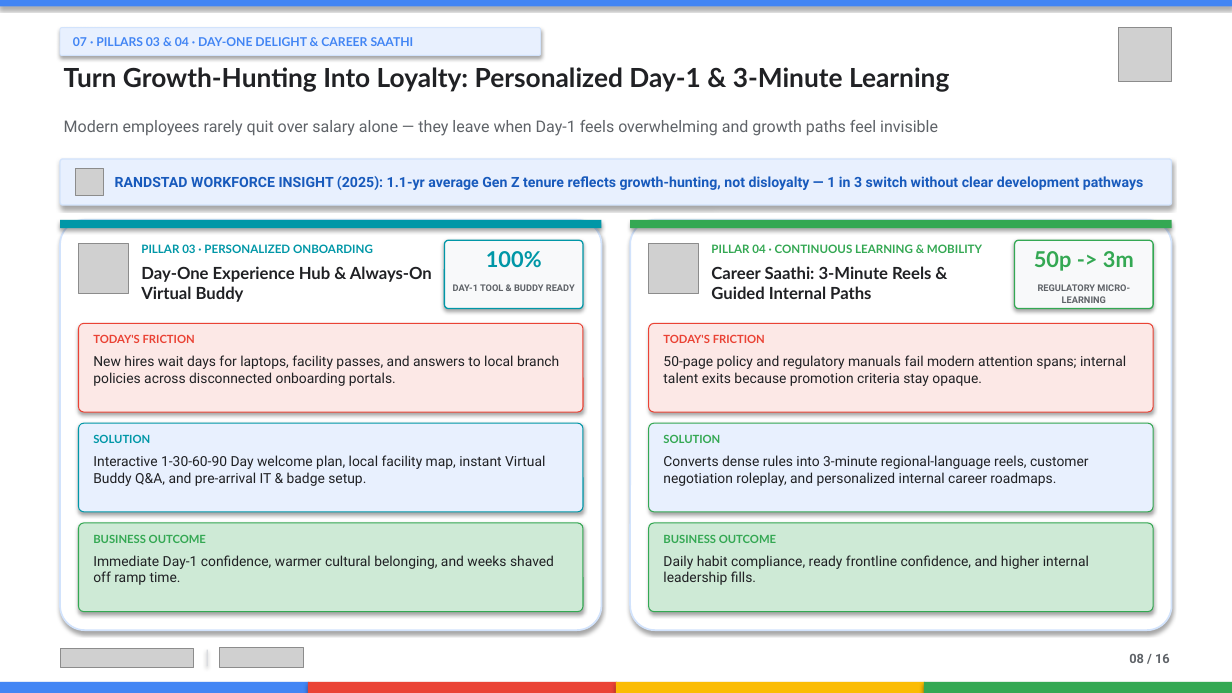
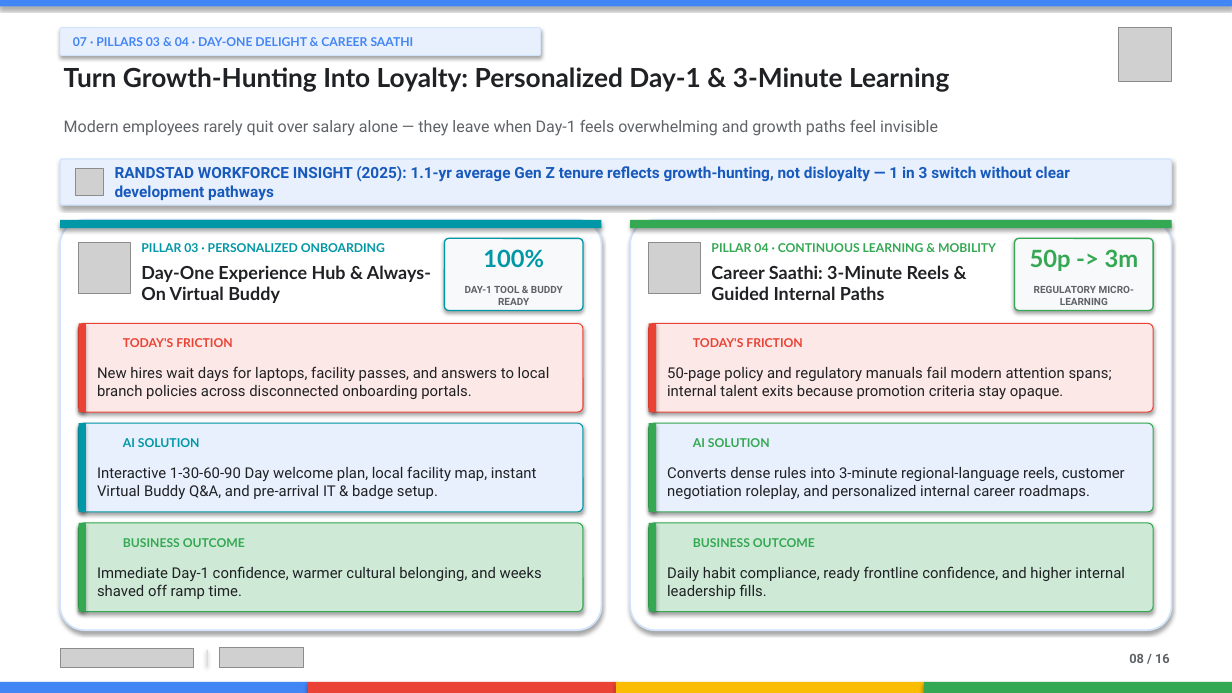
Before and after one commit to zuhaibp656/CHRO-Agentic-Transformation, a slide deck: slide 8 of CHRO_Agentic_Transformation_Keynote_v2.pptx. Drawn at 1232x693 pixels with LibreOffice and Linux fonts; fonts in the diff are those of the drawing; grey boxes stand for pictures; background and template pictures are left out. Boxes give left, top, right and bottom in pixels: in the first picture for what was removed or moved away, otherwise in the second. Text is boxed around its words. In the diff, an @@ line names an element or a change of style, - is before the commit and + after.

```diff
--- a/CHRO_Agentic_Transformation_Keynote_v2.pptx
+++ b/CHRO_Agentic_Transformation_Keynote_v2.pptx
@@ text "RANDSTAD WORKFORCE INSIGHT (2025): 1.1-yr ..." at (x1=115, y1=166, x2=1070, y2=201): size 11 to 12 pt @@
@@ text "PILLAR 03 · PERSONALIZED ONBOARDING" at (x1=141, y1=243, x2=385, y2=252): size 9 to 9.5 pt @@
@@ text "PILLAR 04 · CONTINUOUS LEARNING ..." at (x1=711, y1=243, x2=996, y2=252): size 9 to 9.5 pt @@
@@ text "Day-One Experience Hub & Always-On ..." at (x1=141, y1=265, x2=431, y2=303): size 13 to 14 pt @@
@@ text "100%" at (x1=483, y1=249, x2=544, y2=268): size 17 to 18.5 pt @@
@@ text "Career Saathi: 3-Minute Reels & ..." at (x1=711, y1=265, x2=950, y2=300): size 13 to 14 pt @@
@@ text "50p -> 3m" at (x1=1030, y1=249, x2=1139, y2=271): size 17 to 18.5 pt @@
@@ text "DAY-1 TOOL & BUDDY READY" at (x1=465, y1=286, x2=563, y2=305): size 7.2 to 7.8 pt @@
@@ text "REGULATORY MICRO-LEARNING" at (x1=1034, y1=286, x2=1134, y2=305): size 7.2 to 7.8 pt @@
@@ rectangle added at (x1=79, y1=323, x2=86, y2=412), fill #EA4335 @@
@@ rectangle added at (x1=649, y1=323, x2=656, y2=412), fill #EA4335 @@
@@ text "TODAY'S FRICTION" moved from (x1=93, y1=335, x2=195, y2=343) to (x1=123, y1=338, x2=232, y2=347) @@
@@ text "TODAY'S FRICTION" moved from (x1=663, y1=335, x2=765, y2=343) to (x1=693, y1=338, x2=802, y2=347) @@
@@ rectangle added at (x1=79, y1=423, x2=86, y2=512), fill #0097A7 @@
@@ text "AI SOLUTION" at (x1=123, y1=438, x2=200, y2=447): vertical alignment top to middle @@
@@ text at (x1=123, y1=438, x2=200, y2=447): text changed; size 8.8 to 9.5 pt @@
-SOLUTION
+AI SOLUTION
@@ rectangle added at (x1=649, y1=423, x2=656, y2=512), fill #34A853 @@
@@ text "AI SOLUTION" at (x1=693, y1=438, x2=770, y2=447): vertical alignment top to middle @@
@@ text at (x1=693, y1=438, x2=770, y2=447): text changed; size 8.8 to 9.5 pt @@
-SOLUTION
+AI SOLUTION
@@ rectangle added at (x1=79, y1=523, x2=86, y2=612), fill #34A853 @@
@@ text "BUSINESS OUTCOME" moved from (x1=93, y1=535, x2=206, y2=543) to (x1=123, y1=538, x2=245, y2=547) @@
@@ rectangle added at (x1=649, y1=523, x2=656, y2=612), fill #34A853 @@
@@ size 8.8 to 9.5 pt; vertical alignment top to middle in 4 elements at (x1=123, y1=338, x2=232, y2=347), (x1=693, y1=338, x2=802, y2=347), (x1=123, y1=538, x2=245, y2=547), (x1=693, y1=538, x2=815, y2=547) @@
@@ text "BUSINESS OUTCOME" moved from (x1=663, y1=535, x2=776, y2=543) to (x1=693, y1=538, x2=815, y2=547) @@
@@ size 10.8 to 11.6 pt; vertical alignment top to middle in 6 elements at (x1=667, y1=366, x2=1112, y2=399), (x1=667, y1=467, x2=1125, y2=499), (x1=667, y1=566, x2=1125, y2=599), (x1=97, y1=366, x2=550, y2=399), (x1=97, y1=466, x2=537, y2=499), (x1=97, y1=566, x2=542, y2=599) @@
```
Also in this commit, not shown: 11 other slides changed, 8 other files.
